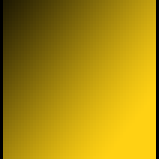
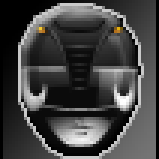
Layers edited between the first and the second 159px x 159px image:
added layer "Layer 42" above "Layer 41" over (21, 6, 141, 156)
added layer "Rectangle 1 copy 7" above "Rectangle 1 copy 6" over (3, 0, 156, 159)
hid "Rectangle 1 copy 6" over (3, 0, 156, 159)
